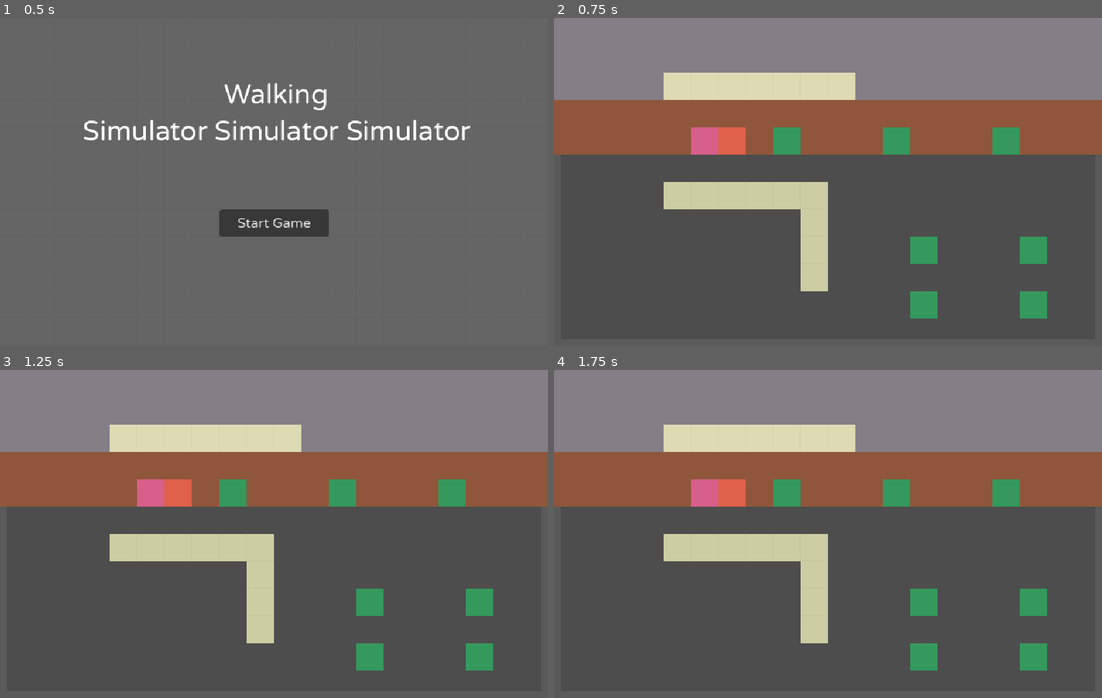
Above: before the commit, frames 1-4 (two rows, left to right).
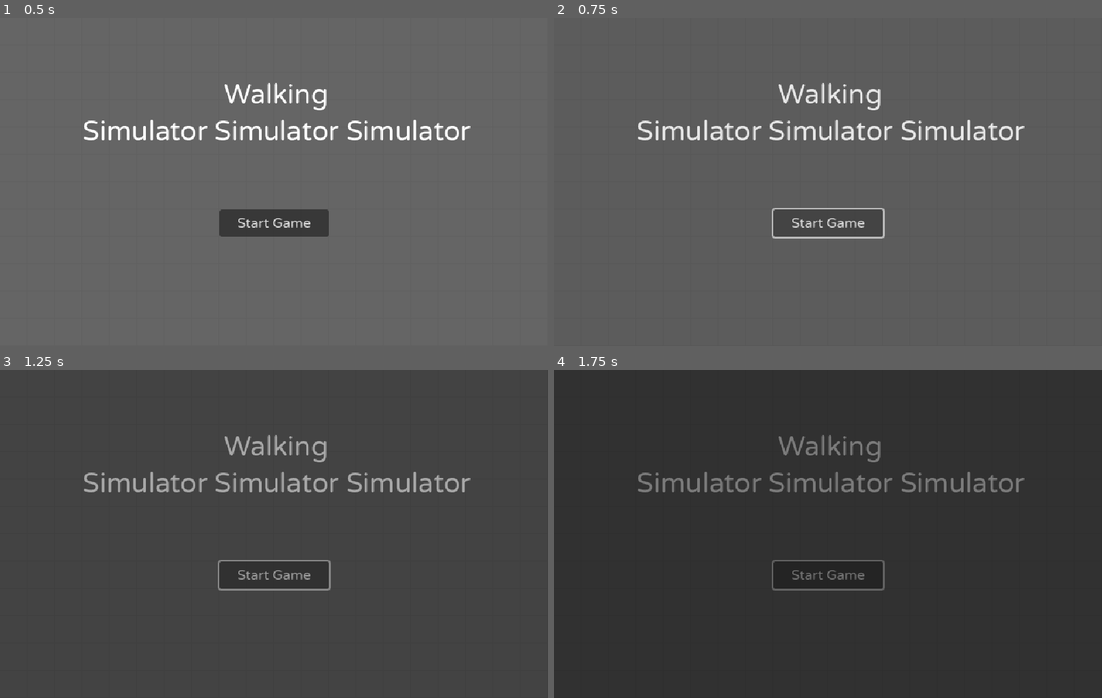
Above: after the commit, the same moments.

Repository: strawstack/MinnHax2023
Game: Godot game, scene res://main_menu.tscn
Two runs of this game, one before a commit and one after it. Both use one fixed random seed, a clock stepped at 60 frames per second and the inputs below.
Inputs (mouse positions are in pixels of both pictures, inside the frame that each line leads up to):
- Up to frame 1 (0.5 s): no input
- Up to frame 2 (0.75 s): click "Start Game" at 0.5 s
- Up to frame 3 (1.25 s): no input
- Up to frame 4 (1.75 s): click (828, 573) at 1.25 s, where only the run after the commit has a clickable "Start Game"

Frame 1 is identical in both runs. In frame 2, 47% of the frame differs, in the area x 0-100%, y 0-92%; in frame 3, 49%; in frame 4, 100%, in the area x 0-100%, y 0-100%.

Commit message:
Minor fixes from a playthrough

Diff:
--- a/MinnMaxGodot/events/atLookout/data.json
+++ b/MinnMaxGodot/events/atLookout/data.json
@@ -78,7 +78,7 @@
 			"type": "function",
 			"name": "camera",
 			"value": {
-				"to": "character",
+				"to": "leo",
 				"speed": 1
 			}
 		},
--- a/MinnMaxGodot/events/atTheTurn/data.json
+++ b/MinnMaxGodot/events/atTheTurn/data.json
@@ -33,7 +33,7 @@
 		{
 			"type": "text",
 			"name": "ben",
-			"value": "Yeah, welcome to Hiking Simulator Simulator. It’s about time that that genre levels up. You know?"
+			"value": "Yeah, welcome to Hiking Simulator Simulator Simulator. It’s about time that that genre levels up. You know?"
 		},
 		{
 			"type": "text",
--- a/MinnMaxGodot/main.gd
+++ b/MinnMaxGodot/main.gd
@@ -6,6 +6,8 @@
 @export var canvasLayerNode: CanvasLayer
 @export var canvasModulate: CanvasModulate
 @export var eventAssetsNode: Node2D
+
+var debug = false
 
 var readyLookup = {
 	"leo": false,
@@ -37,10 +39,10 @@
 	tagsNode.callStartEvent(pathName)
 
 func _ready():
-	var debug = true
 	if debug:
 		reportReady("light")
 	else:
+		canvasModulate.setBlack()
 		canvasModulate.fadeIn(fadeInComplete)
 
 	# Force correct visibility
--- a/MinnMaxGodot/main/CanvasModulate.gd
+++ b/MinnMaxGodot/main/CanvasModulate.gd
@@ -1,4 +1,7 @@
 extends CanvasModulate
+
+func setBlack():
+	set_color(Color.BLACK)
 
 func fadeIn(callback):
 	var tween = create_tween()
--- a/MinnMaxGodot/main_menu.gd
+++ b/MinnMaxGodot/main_menu.gd
@@ -1,4 +1,6 @@
 extends Node
+
+var debug = false
 
 func _ready():
 	pass
@@ -7,7 +9,6 @@
 	pass
 
 func _on_button_pressed():
-	var debug = true
 	if debug:
 		get_tree().change_scene_to_file("res://main.tscn")
 	else:
--- a/MinnMaxGodot/tags.gd
+++ b/MinnMaxGodot/tags.gd
@@ -123,9 +123,11 @@
 
 			elif step["name"] == "fireOn":
 				gc.fireOn()
+				stepComplete()
 
 			elif step["name"] == "fireOff":
 				gc.fireOff()
+				stepComplete()
 
 			else:
 				print("Warning: ", step["type"], ": ", step["name"])
